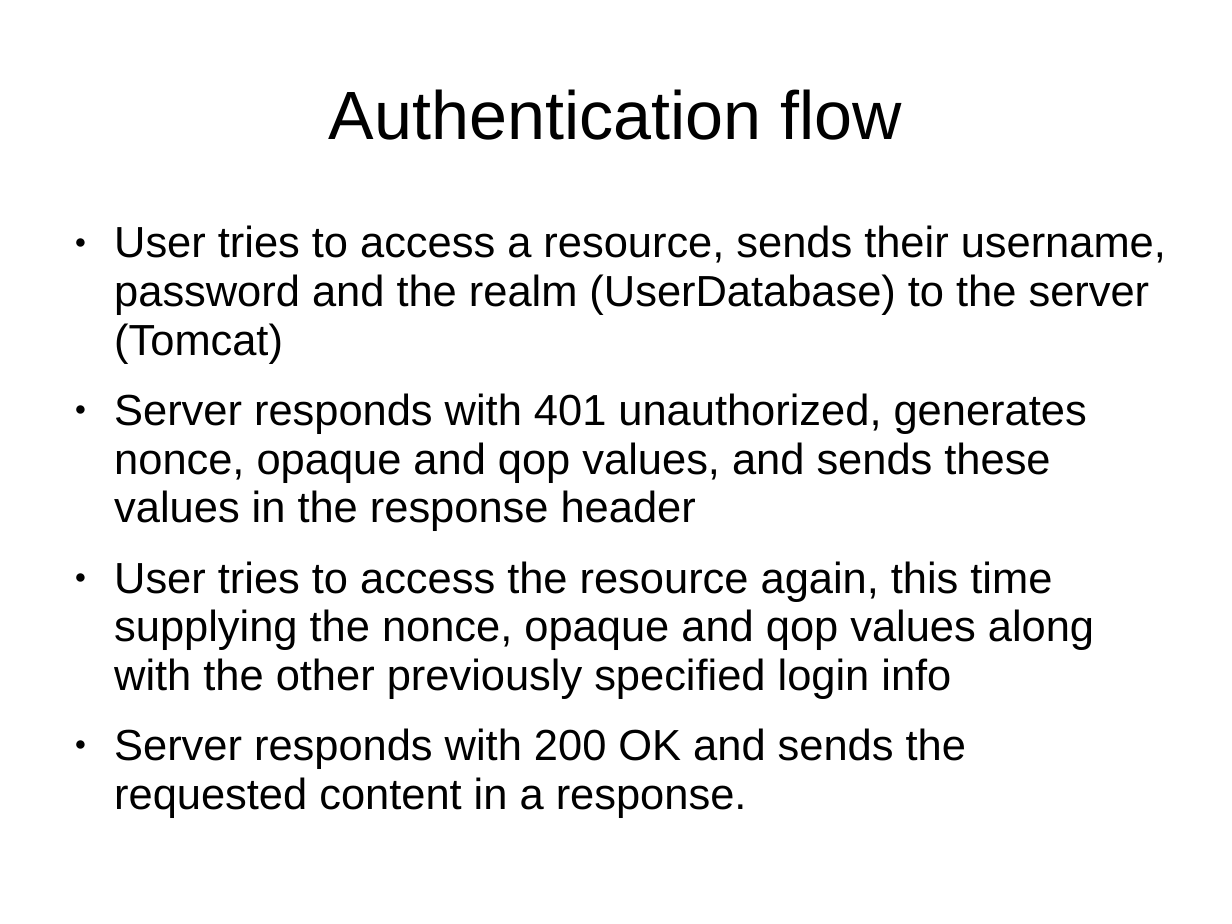
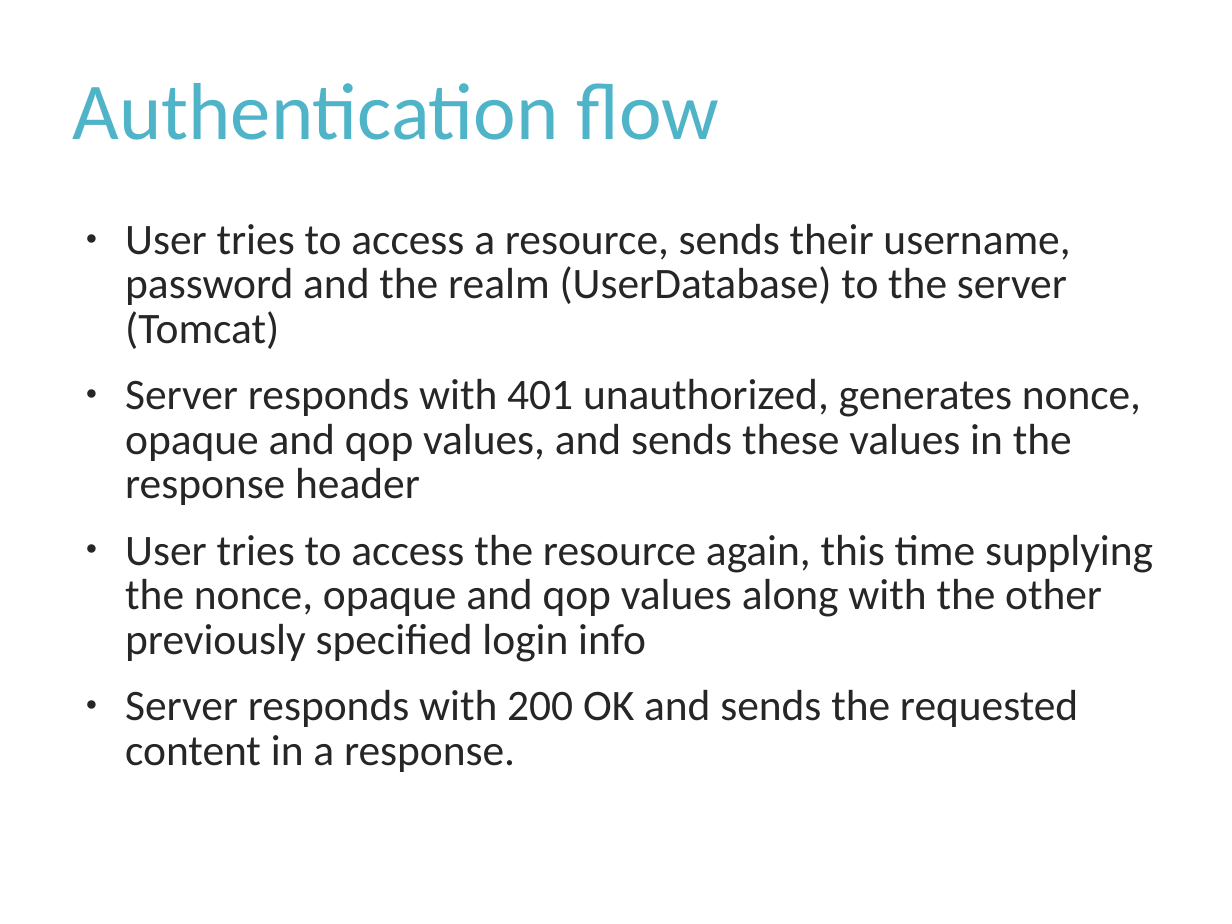
Before and after one commit to Rampastring/ties4560, a slide deck: slide 3 of Task-4/task4.ppt. Drawn at 1232x924 pixels with LibreOffice and Linux fonts; fonts in the diff are those of the drawing. Boxes give left, top, right and bottom in pixels: in the first picture for what was removed or moved away, otherwise in the second. Text is boxed around its words. In the diff, an @@ line names an element or a change of style, - is before the commit and + after.

```diff
--- a/Task-4/task4.ppt
+++ b/Task-4/task4.ppt
@@ title "Authentication flow" at box(73, 83, 719, 140): size 44 to 52 pt, font Arial to Calibri, text colour #000000 to #50B4C8; alignment centre to left; line spacing 0.93 to 0.9 @@
@@ text "User tries to access a ..." at box(125, 223, 1153, 772): font Arial to Calibri, text colour #000000 to #262626; line spacing 0.93 to 0.85; bullet colour #000000 to #262626 @@
```
Also in this commit, not shown: 2 other slides changed, 9 slides added.
